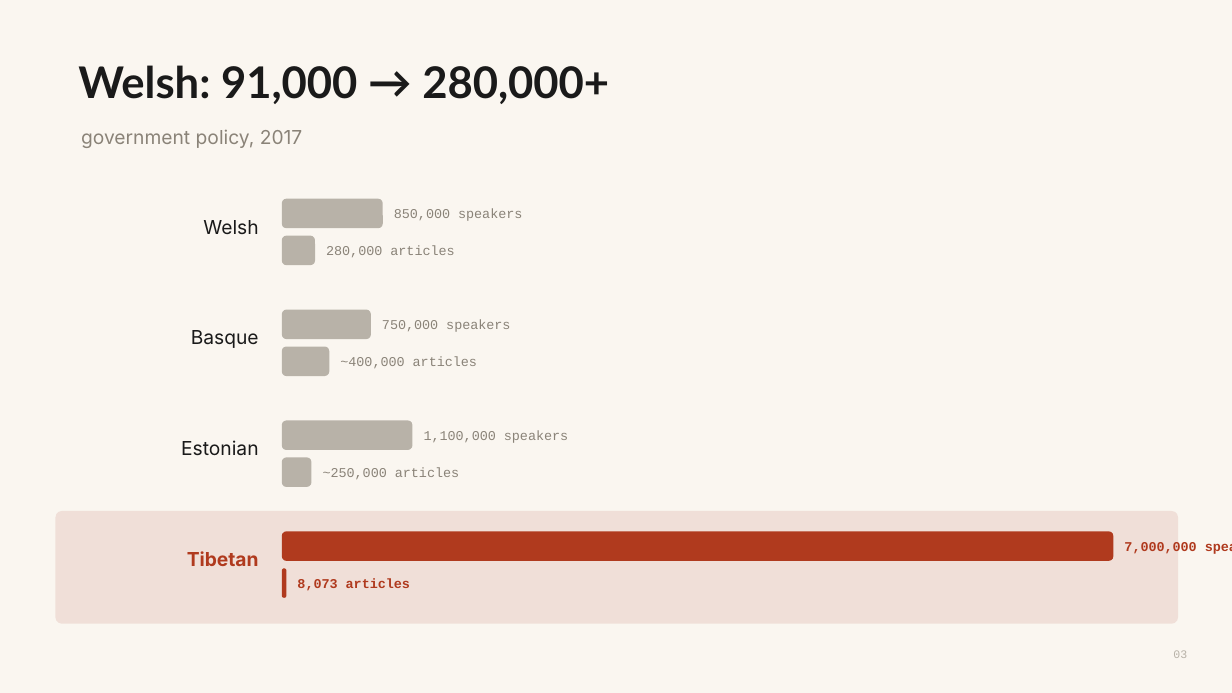
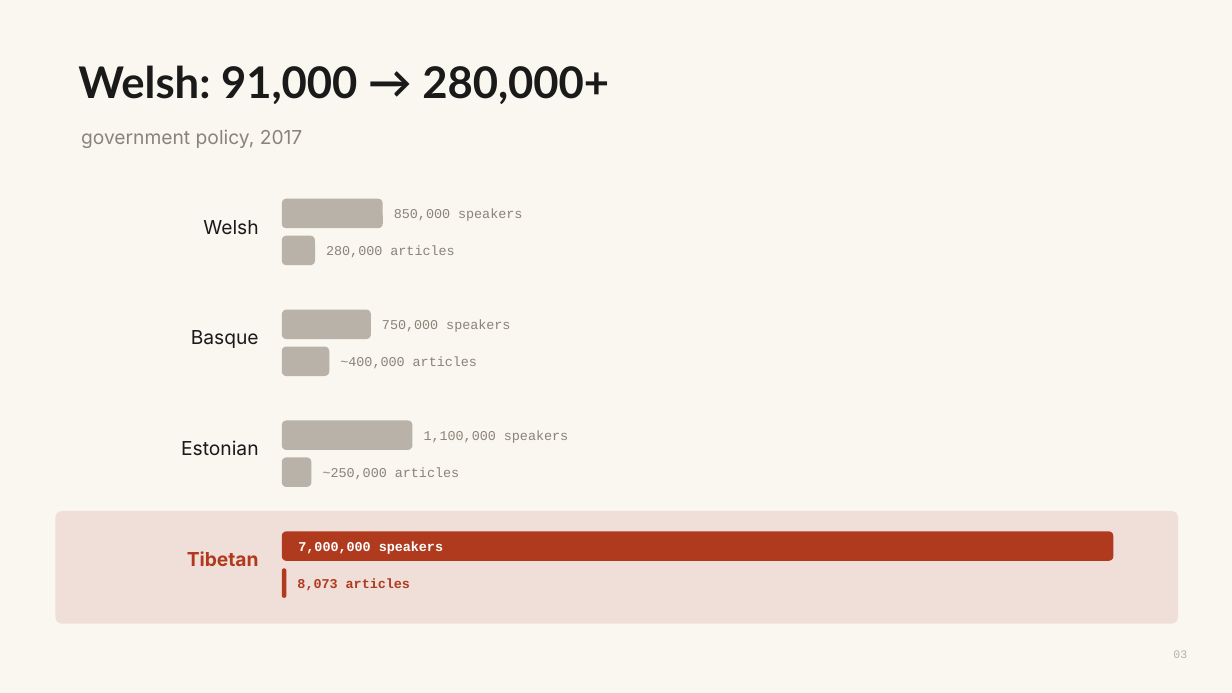
Before and after one commit to WeBuddhist/21-taras-rails, a slide deck: slide 3 of 0-INBOX/presentation-humanities-2026/verification-deck.pptx. Drawn at 1232x693 pixels with LibreOffice and Linux fonts; fonts in the diff are those of the drawing. Boxes give left, top, right and bottom in pixels: in the first picture for what was removed or moved away, otherwise in the second. Text is boxed around its words. In the diff, an @@ line names an element or a change of style, - is before the commit and + after.

```diff
--- a/0-INBOX/presentation-humanities-2026/verification-deck.pptx
+++ b/0-INBOX/presentation-humanities-2026/verification-deck.pptx
@@ text "7,000,000 speakers": place and size @@
-text "7,000,000 speakers" at (1124,542,1196,554)
+text "7,000,000 speakers" at (298,541,443,554)
@@ text "7,000,000 speakers" at (298,541,443,554): text colour #B03A1E to #FFFFFF @@
```
Also in this commit, not shown: 10 other slides changed.
